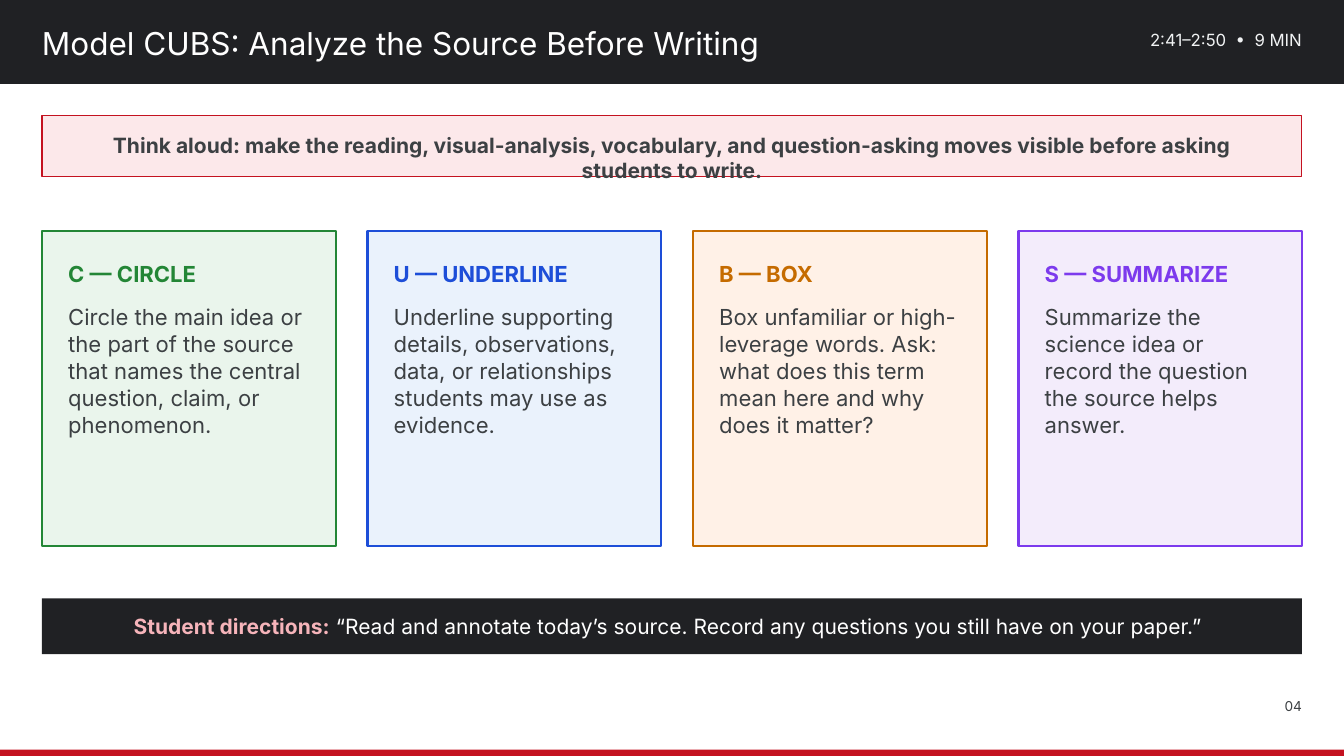
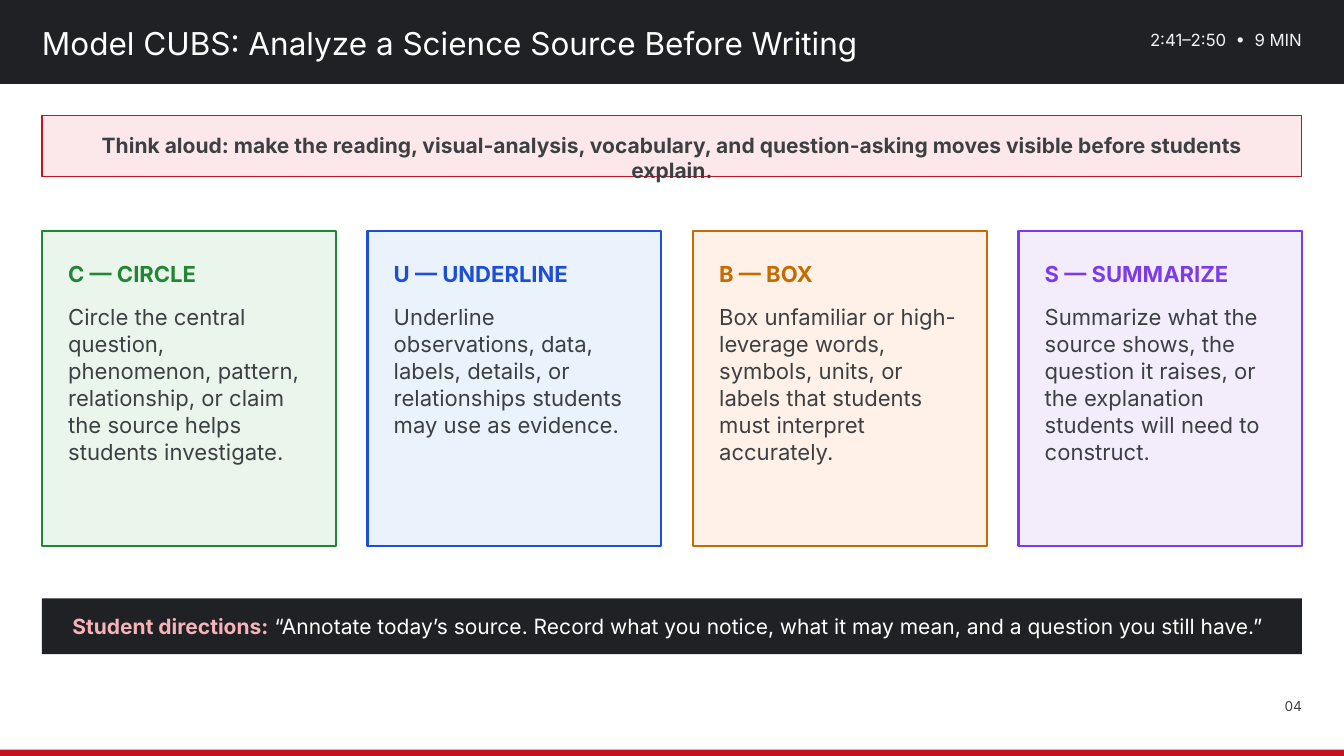
Before and after one commit to nbhs-science/nbhs-science, a slide deck: slide 4 of assets/plc/2026-10-28_Science_Department_PD_Strengthening_Science_Literacy.pptx. Drawn at 1344x756 pixels with LibreOffice and Linux fonts; fonts in the diff are those of the drawing. Boxes give left, top, right and bottom in pixels: in the first picture for what was removed or moved away, otherwise in the second. Text is boxed around its words. In the diff, an @@ line names an element or a change of style, - is before the commit and + after.

Commit message:
Finalize Oct. 28 Science Literacy PD materials
Update the all-science-course PD deck and one-page agenda; add the LIT-aligned reflection and next-steps sheet in printable and editable formats; include CUBS, color-coded CER, de-identified writing-sample analysis, and teacher strategy sharing.

```diff
--- a/assets/plc/2026-10-28_Science_Department_PD_Strengthening_Science_Literacy.pptx
+++ b/assets/plc/2026-10-28_Science_Department_PD_Strengthening_Science_Literacy.pptx
@@ text at (42,31,857,62): text changed @@
-Model CUBS: Analyze the Source Before Writing
+Model CUBS: Analyze a Science Source Before Writing
@@ text at (102,137,1241,158): text changed @@
-Think aloud: make the reading, visual-analysis, vocabulary, and question-asking moves visible before asking students to write.
+Think aloud: make the reading, visual-analysis, vocabulary, and question-asking moves visible before students explain.
@@ text at (68,308,299,465): text changed @@
-Circle the main idea or the part of the source that names the central question, claim, or phenomenon.
+Circle the central question, phenomenon, pattern, relationship, or claim the source helps students investigate.
@@ text at (394,308,622,438): text changed @@
-Underline supporting details, observations, data, or relationships students may use as evidence.
+Underline observations, data, labels, details, or relationships students may use as evidence.
@@ text at (719,308,956,465): text changed @@
-Box unfamiliar or high-leverage words. Ask: what does this term mean here and why does it matter?
+Box unfamiliar or high-leverage words, symbols, units, or labels that students must interpret accurately.
@@ text at (1045,308,1259,461): text changed @@
-Summarize the science idea or record the question the source helps answer.
+Summarize what the source shows, the question it raises, or the explanation students will need to construct.
@@ text at (72,618,1263,639): text changed @@
-Student directions: “Read and annotate today’s source. Record any questions you still have on your paper.”
+Student directions: “Annotate today’s source. Record what you notice, what it may mean, and a question you still have.”
```
Also in this commit, not shown: 8 other slides changed, 3 other files.
